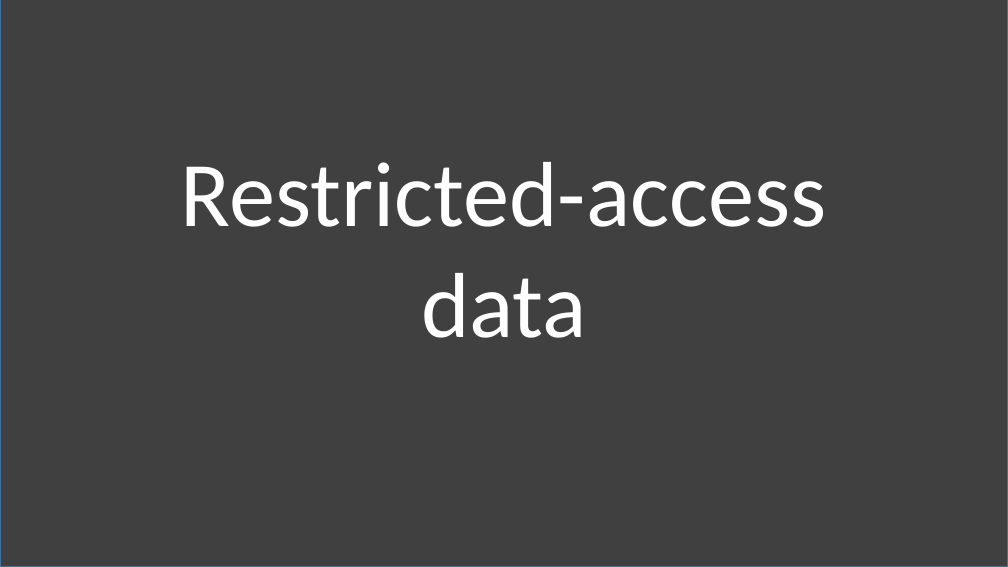
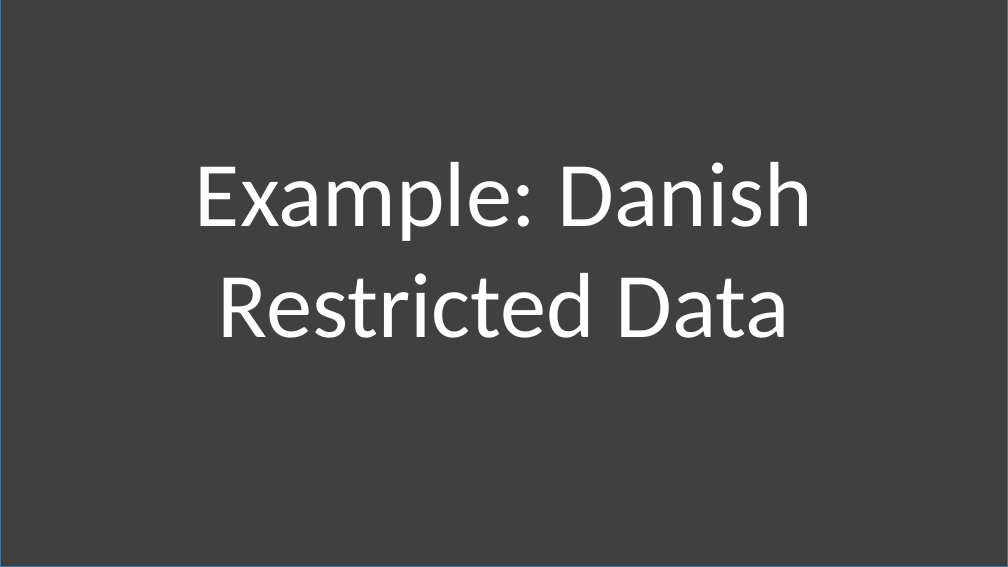
Before and after one commit to labordynamicsinstitute/day-of-data-2021, a slide deck: slide 31 of Vilhuber-Wasser-Day-of-Data-2021.pptx (slide 2 before the commit). Drawn at 1008x567 pixels with LibreOffice and Linux fonts; fonts in the diff are those of the drawing. Boxes give left, top, right and bottom in pixels: in the first picture for what was removed or moved away, otherwise in the second. Text is boxed around its words. In the diff, an @@ line names an element or a change of style, - is before the commit and + after.

```diff
--- a/Vilhuber-Wasser-Day-of-Data-2021.pptx
+++ b/Vilhuber-Wasser-Day-of-Data-2021.pptx
@@ text at (x1=195, y1=162, x2=812, y2=338): text changed @@
-Restricted-access data
+Example: Danish Restricted Data
```
Also in this commit, not shown: 2 other slides changed, 28 slides added, 2 other files.
